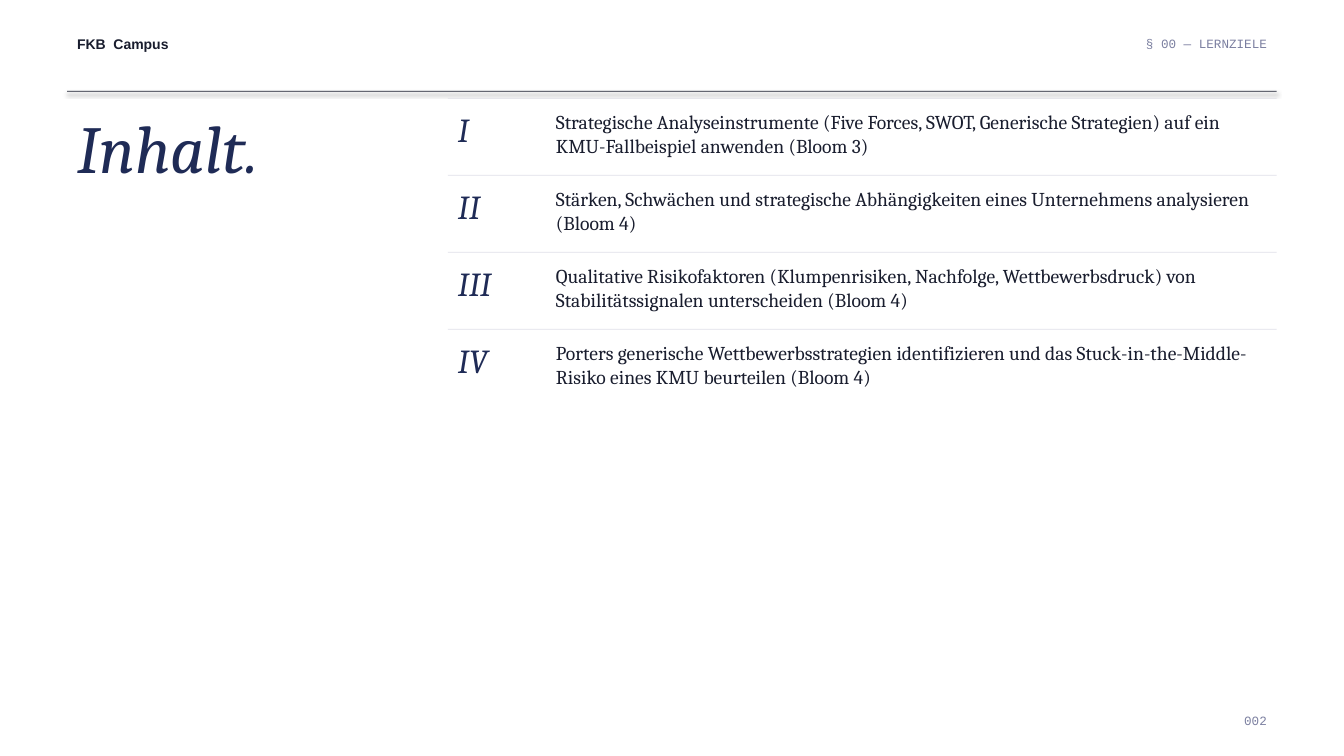
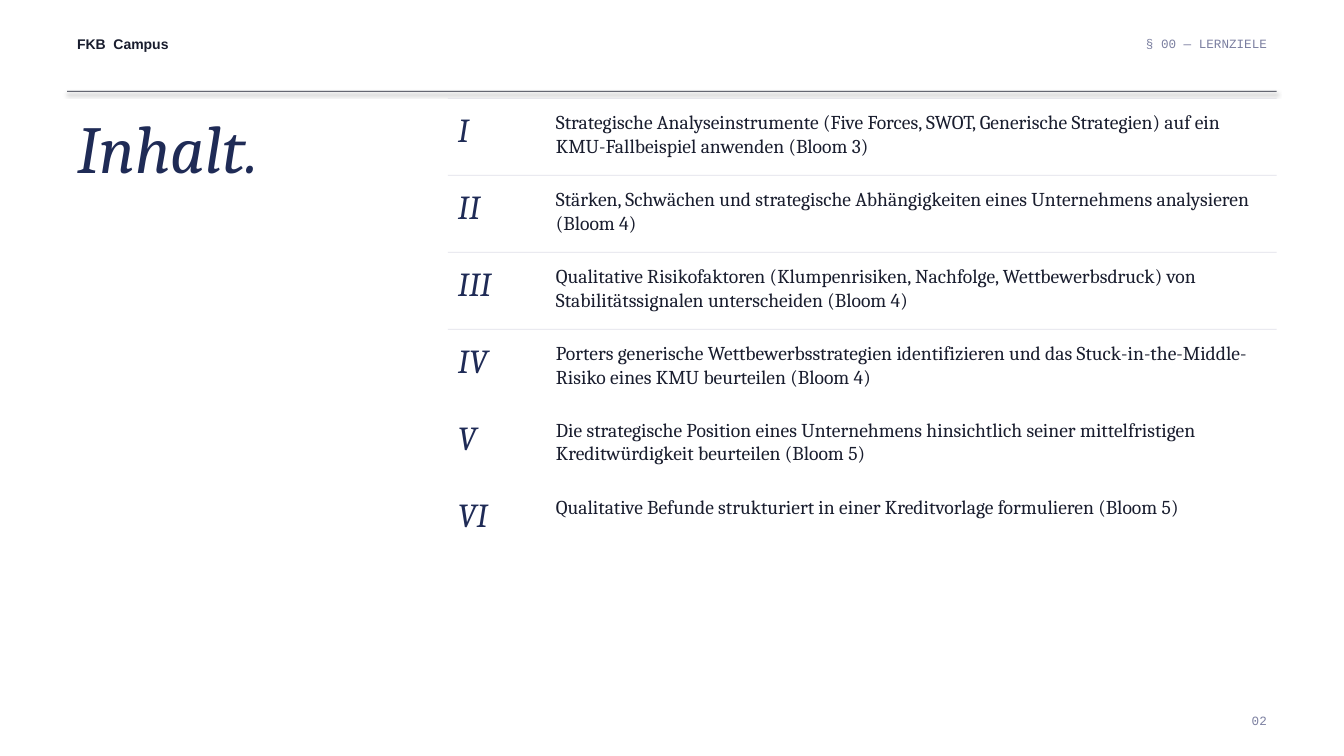
Before and after one commit to ck5rqc47pr-byte/firmenkundenakademie-online, a slide deck: slide 2 of public/downloads/praesentation/M22.pptx. Drawn at 1344x756 pixels with LibreOffice and Linux fonts; fonts in the diff are those of the drawing. Boxes give left, top, right and bottom in pixels: in the first picture for what was removed or moved away, otherwise in the second. Text is boxed around its words. In the diff, an @@ line names an element or a change of style, - is before the commit and + after.

```diff
--- a/public/downloads/praesentation/M22.pptx
+++ b/public/downloads/praesentation/M22.pptx
@@ text added at (458,427,477,450), 24 pt, text #1F2B56, italic @@
+V
@@ text added at (556,423,1195,465), 14 pt, text #191D2E @@
+Die strategische Position eines Unternehmens hinsichtlich seiner mittelfristigen Kreditwürdigkeit beurteilen (Bloom 5)
@@ text added at (458,504,488,527), 24 pt, text #1F2B56, italic @@
+VI
@@ text added at (556,500,1179,519), 14 pt, text #191D2E @@
+Qualitative Befunde strukturiert in einer Kreditvorlage formulieren (Bloom 5)
@@ text at (1252,716,1267,725): text changed @@
-002
+02
```
Also in this commit, not shown: 10 other slides changed.
